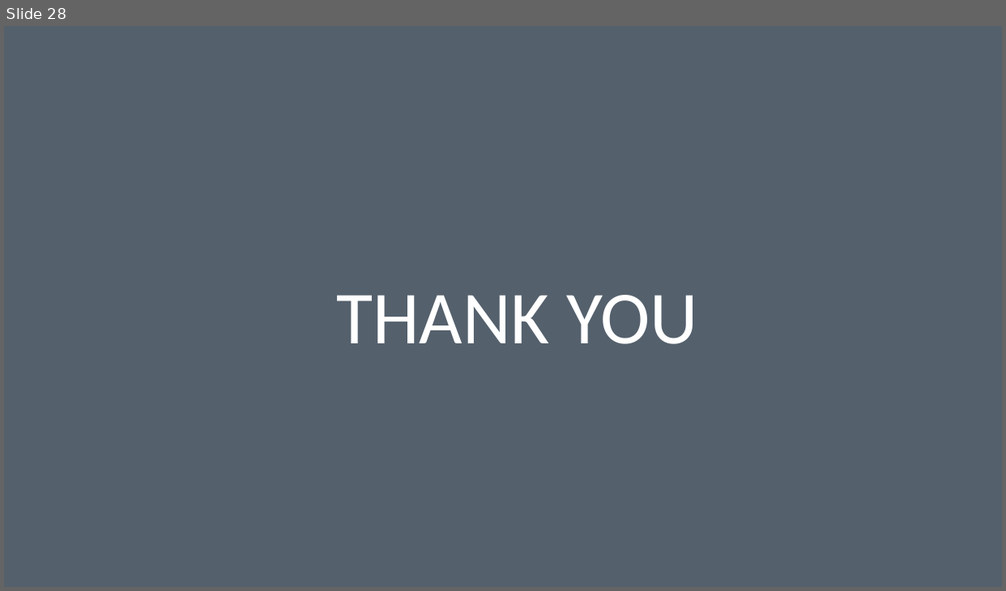
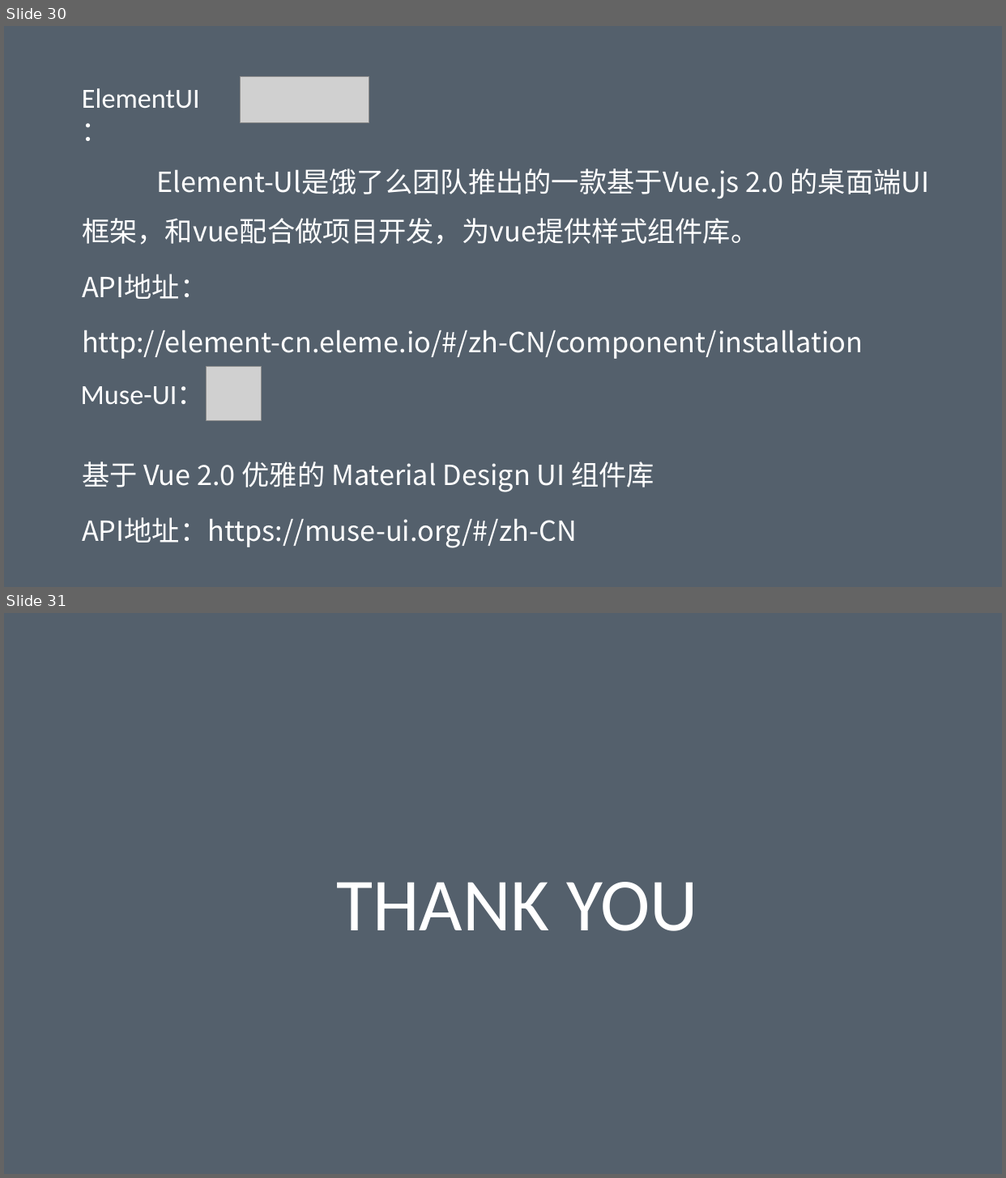
Before and after one commit to geekww/corlex, a slide deck: 自开发页面规范、ES6语法、vue.js技术介绍.pptx. Shown one above the other, each under a label of ours: slide 28 before the commit, slides 30 and 31 after it. The pictures are 1006x591 and 1006x1178 pixels, drawn with LibreOffice and Linux fonts; fonts in the diff are those of the drawing; grey boxes stand for pictures. Boxes give left, top, right and bottom in pixels: in the first picture for what was removed or moved away, otherwise in the second. Text is boxed around its words. In the diff, an @@ line names an element or a change of style, - is before the commit and + after.

```diff
--- a/自开发页面规范、ES6语法、vue.js技术介绍.pptx
+++ b/自开发页面规范、ES6语法、vue.js技术介绍.pptx
@@ slide 30 added at bbox=[4, 26, 1002, 587], background #FFFFFF; not listed: 1 template element that a slide beside it also shows @@
@@ text added at bbox=[82, 88, 200, 108], 20 pt, text #FFFFFF @@
+ElementUI：
@@ picture added at bbox=[241, 77, 369, 123] @@
@@ text added at bbox=[82, 169, 930, 359], 20 pt, text #FFFFFF @@
+Element-Ul是饿了么团队推出的一款基于Vue.js 2.0 的桌面端UI框架，和vue配合做项目开发，为vue提供样式组件库。
+API地址：
+http://element-cn.eleme.io/#/zh-CN/component/installation
@@ text added at bbox=[81, 386, 205, 404], 20 pt, text #FFFFFF @@
+Muse-UI：
@@ picture added at bbox=[206, 367, 261, 421] @@
@@ text added at bbox=[82, 462, 654, 548], 20 pt, text #FFFFFF @@
+基于 Vue 2.0 优雅的 Material Design UI 组件库
+API地址：https://muse-ui.org/#/zh-CN
@@ what was slide 28 is now slide 31 @@
```
Also in this commit, not shown: 7 slides changed, 4 other slides added, 2 slides removed, 3 other files.
